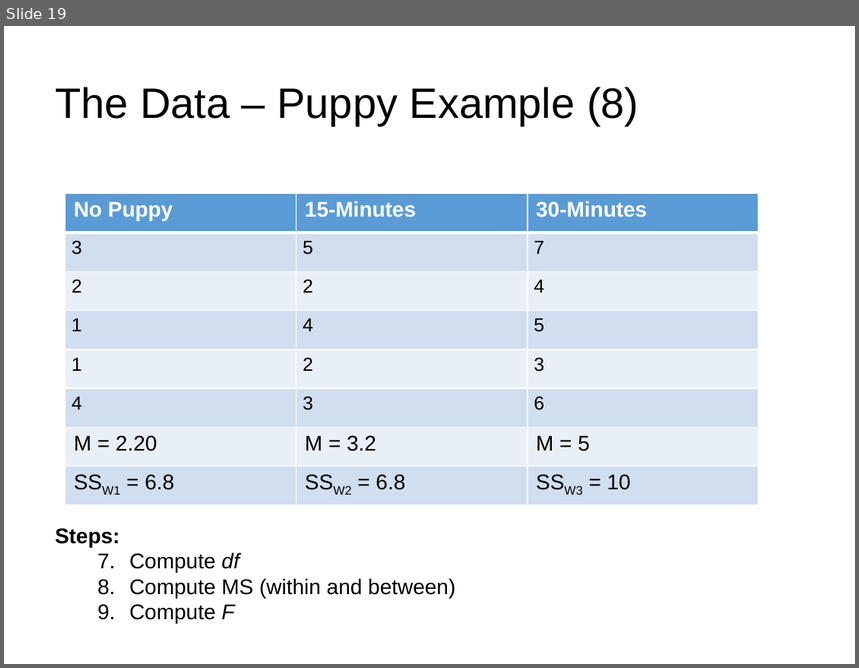
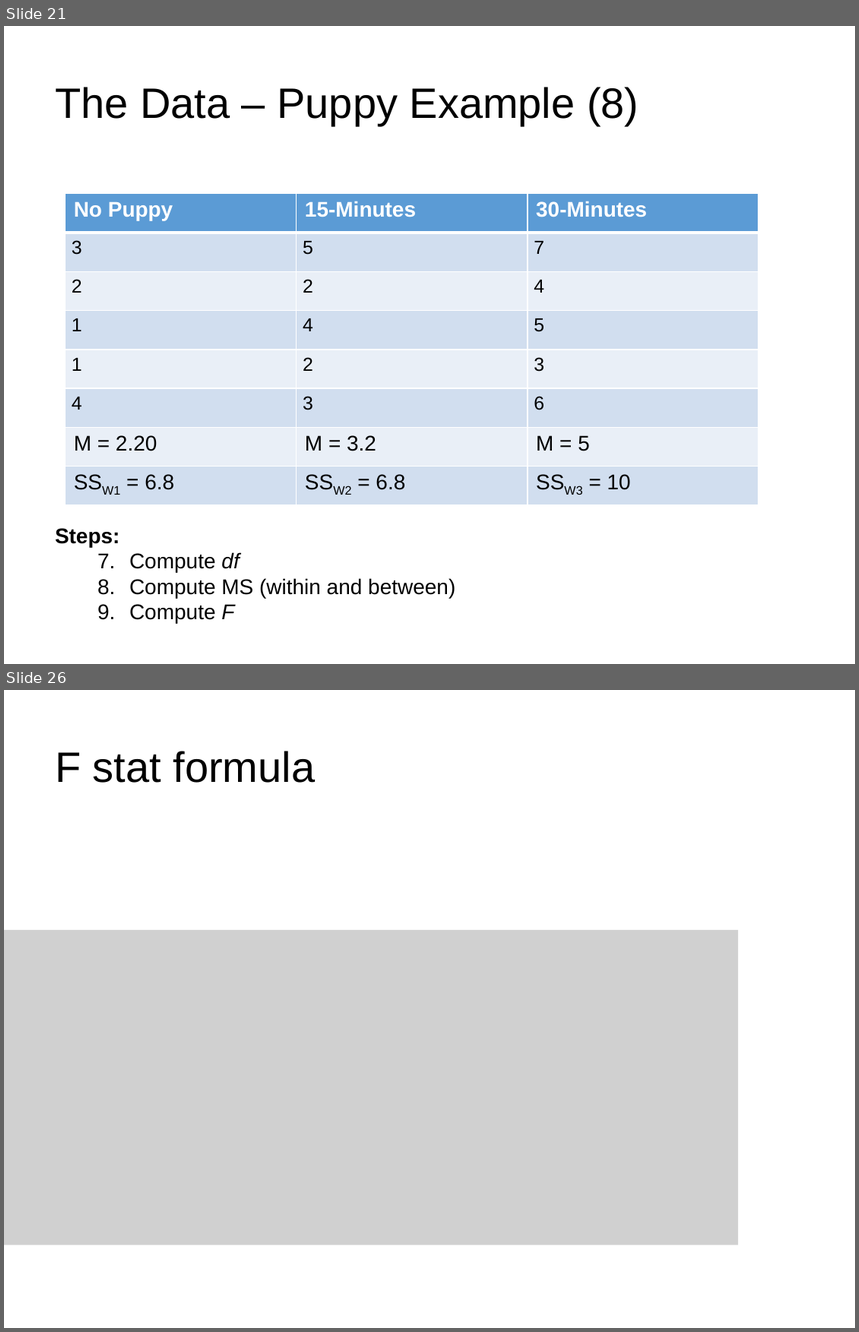
Before and after one commit to npm27/Teaching-Materials, a slide deck: Stats/Slides/5 Chapter 12 Slides.pptx. Shown one above the other, each under a label of ours: slide 19 before the commit, slides 21 and 26 after it; the slides between them are not shown. The pictures are 859x668 and 859x1332 pixels, drawn with LibreOffice and Linux fonts; fonts in the diff are those of the drawing; grey boxes stand for pictures. Boxes give left, top, right and bottom in pixels: in the first picture for what was removed or moved away, otherwise in the second. Text is boxed around its words. In the diff, an @@ line names an element or a change of style, - is before the commit and + after.

```diff
--- a/Stats/Slides/5 Chapter 12 Slides.pptx
+++ b/Stats/Slides/5 Chapter 12 Slides.pptx
@@ slide 26 added at bbox=[4, 690, 855, 1328], background #FFFFFF @@
@@ title added at bbox=[55, 751, 316, 783], 36 pt, text #000000 @@
+F stat formula
@@ picture added at bbox=[4, 930, 737, 1245] @@
@@ what was slide 19 is now slide 21 @@
```
Also in this commit, not shown: 21 slides changed, 2 other slides added.
